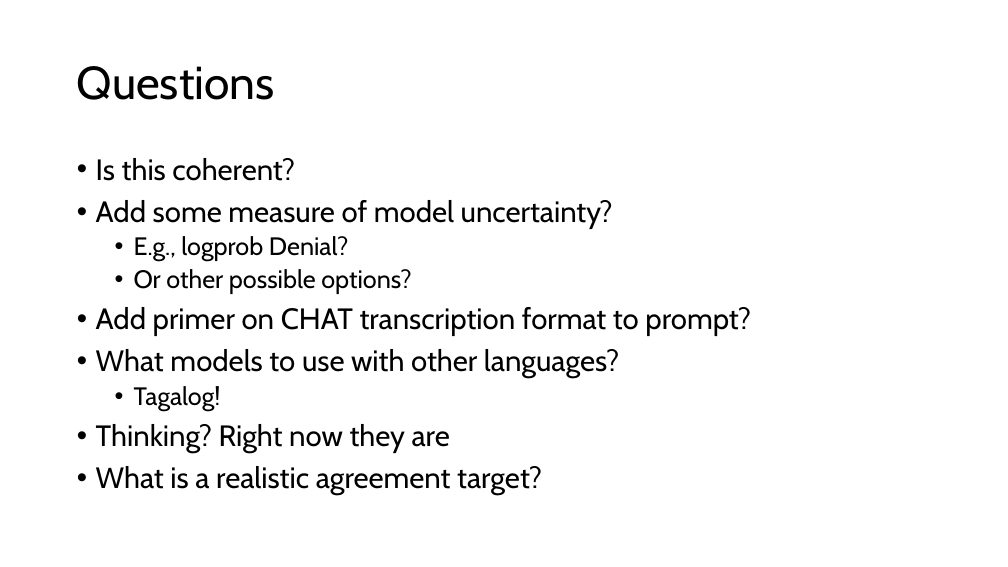
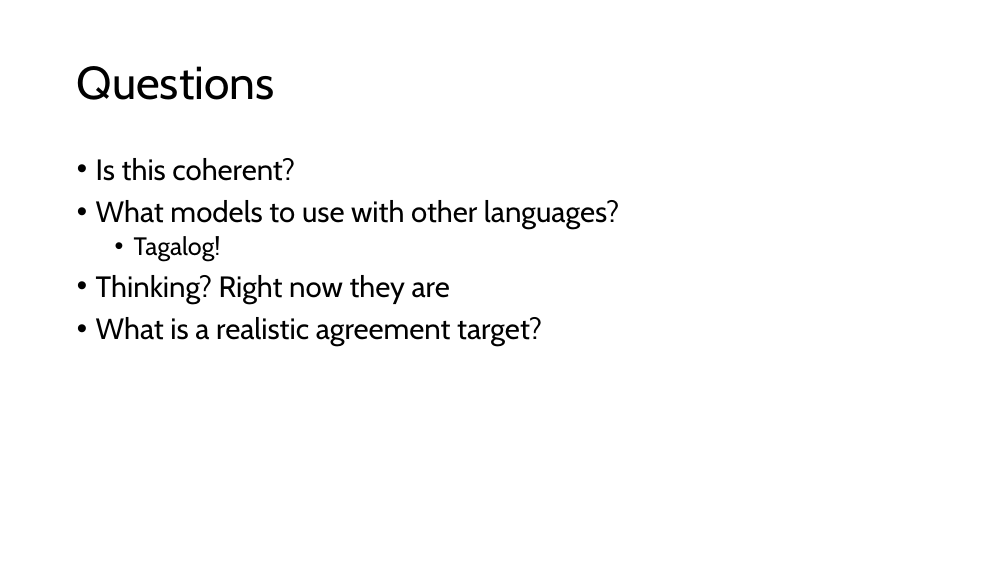
Before and after one commit to annikamh406/XLing-LLM_coding, a slide deck: slide 51 of Write up/2026-07-07_XLing-LLM-coding_lab-meeting.pptx (slide 33 before the commit). Drawn at 1008x567 pixels with LibreOffice and Linux fonts; fonts in the diff are those of the drawing. Boxes give left, top, right and bottom in pixels: in the first picture for what was removed or moved away, otherwise in the second. Text is boxed around its words. In the diff, an @@ line names an element or a change of style, - is before the commit and + after.

```diff
--- a/Write up/2026-07-07_XLing-LLM-coding_lab-meeting.pptx
+++ b/Write up/2026-07-07_XLing-LLM-coding_lab-meeting.pptx
@@ text at [96, 200, 751, 336]: paragraphs removed @@
-• Add some measure of model uncertainty?
-  • E.g., logprob Denial?
-  • Or other possible options?
-• Add primer on CHAT transcription format to prompt?
```
Also in this commit, not shown: 6 other slides changed, 29 slides added, 11 slides removed, 4 other files.
